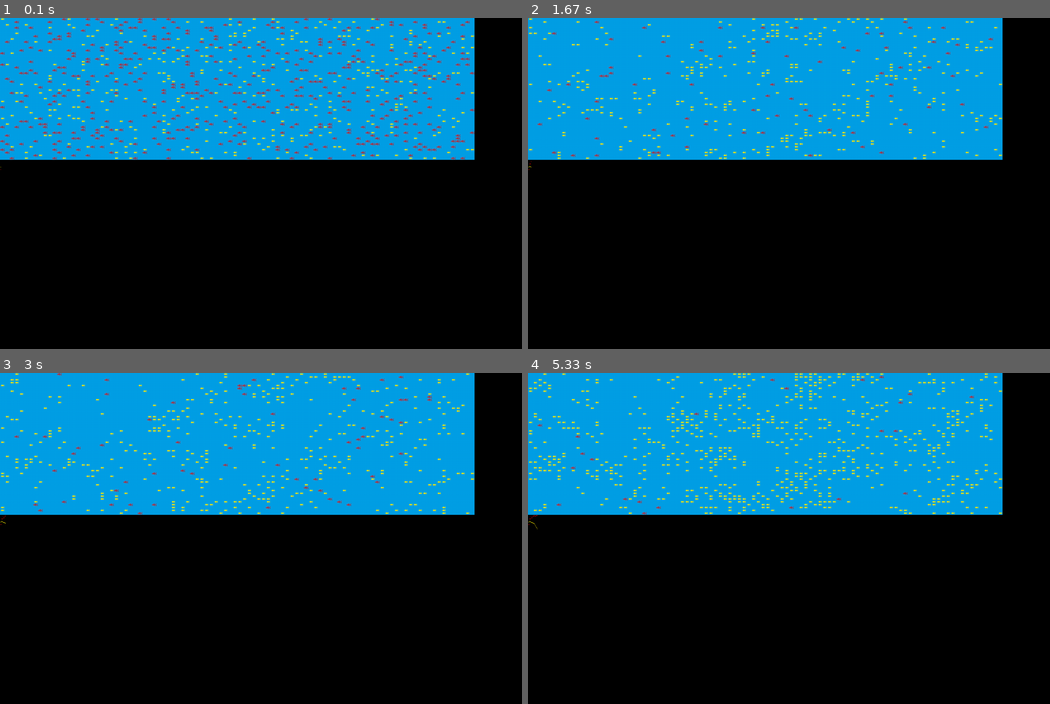
Above: before the commit, frames 1-4 (two rows, left to right).
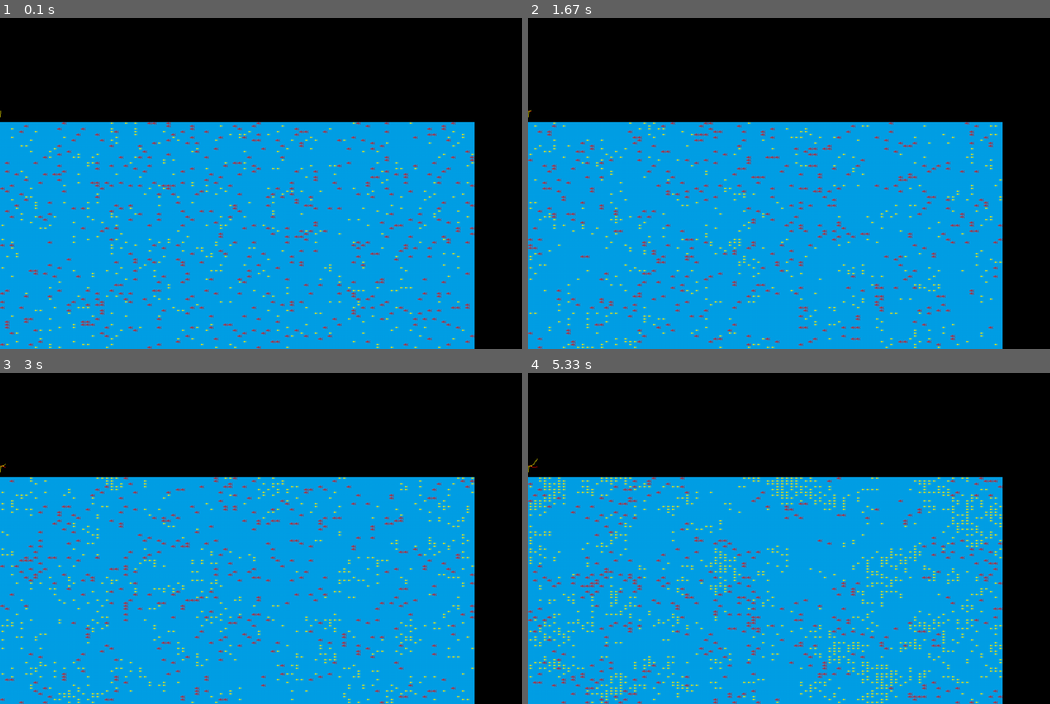
Above: after the commit, the same moments.

Repository: thydungeonsean/pygame-challenges
Game: pygame game, started from wa-tor.py
Two runs of this game, one before a commit and one after it. Both use one fixed random seed, a clock stepped at 60 frames per second and the inputs below. The source is Python 2; it was converted automatically to run under Python 3.
Inputs:
- Up to frame 1 (0.1 s): no input
- Up to frame 2 (1.67 s): tap Space at 0.33, 0.73, 1.03, 1.23 s
- Up to frame 3 (3 s): tap Space at 1.72, 2.32, 2.88 s
- Up to frame 4 (5.33 s): tap Space at 3.5, 4.08, 4.67 s

The runs differ from the first frame. In frame 1, 83% of the frame differs, in the area x 0-91%, y 0-100%; in frame 2, 82%; in frame 3, 82%; in frame 4, 83%.

Commit message:
changing stats

Diff:
--- a/wa-tor.py
+++ b/wa-tor.py
@@ -20,10 +20,11 @@
 
 class Wa_Tor(object):
 
-    def __init__(self, w=100, h=50, fish=500, sharks=500, use_image=True):
+    def __init__(self, w=100, h=80, fish=500, sharks=500, use_image=True):
 
         self.w = w
         self.h = h
+        self.max_fish = self.w * self.h
 
         self.map = [[0 for y in range(self.h)] for x in range(self.w)]
 
@@ -45,6 +46,7 @@
 
         self.image = pygame.Surface((self.w*self.tile_w, self.h*self.tile_h))
         self.rect = self.image.get_rect()
+        self.rect.bottomleft = (0, SCREENHEIGHT)
         self.image.fill(WATER)
         self.image = self.image.convert()
 
@@ -54,10 +56,10 @@
 
         self.graph = Graph(self)
 
-        self.fish_grow_threshold = 10
-        self.fish_energy = 3
-        self.shark_grow_threshold = 8
-        self.shark_energy_cap = 10
+        self.fish_grow_threshold = 5
+        self.fish_energy = 4
+        self.shark_grow_threshold = 5
+        self.shark_energy_cap = None
 
         self.seed_fish()
 
@@ -68,10 +70,6 @@
         for y in range(self.h):
             for x in range(self.w):
                 coords.append((x, y))
-
-        print len(coords)
-        print self.fish,
-        print self.sharks
 
         selection = sample(coords, self.fish+self.sharks)
         fish_coords = selection[:self.fish]
@@ -134,6 +132,15 @@
                     sharks.append((x, y))
                 elif self.is_fish((x, y)):
                     fish.append((x, y))
+
+
+        self.fish = len(fish)
+        self.sharks = len(sharks)
+
+        if self.fish == self.max_fish:
+            self.end()
+        elif self.fish == 0 and self.sharks == 0:
+            self.end()
 
         self.update_fish(fish)
         self.update_sharks(sharks)
@@ -151,7 +158,6 @@
                 self.map[x][y] = 1
                 nx, ny = choice(adj)
                 self.map[nx][ny] = 1
-                self.fish += 1
             else:
                 nx, ny = choice(adj)
                 self.map[nx][ny] = self.map[x][y] + 1
@@ -172,7 +178,6 @@
 
                 new = (new_energy, old[1]+1)
                 self.map[nx][ny] = new
-                self.fish -= 1
 
             elif not adj_fish:  # no food, move instead
                 adj = self.get_free_adj_spot((x, y))
@@ -183,12 +188,10 @@
                 new = (old[0]-1, old[1]+1)
                 if new[0] <= 0:  # out of energy, starve
                     self.map[x][y] = 0
-                    self.sharks -= 1
                     continue
                 self.map[nx][ny] = new
 
             if self.map[nx][ny][1] == self.shark_grow_threshold and (x, y) != (nx, ny):
-                self.sharks += 1
                 self.map[x][y] = (self.fish_energy, 1)
                 post_birth = (new[0], 1)
                 self.map[nx][ny] = post_birth
@@ -231,6 +234,8 @@
 
         return adj
 
+    def end(self):
+        pass
 
 class Graph(object):
 
@@ -242,42 +247,49 @@
         self.shark_data = {}
 
         self.w = self.sim.w * self.sim.tile_w
-        self.h = SCREENHEIGHT - self.sim.h * self.sim.tile_h
+        self.h = SCREENHEIGHT - (self.sim.h * self.sim.tile_h) - 10
+
+        self.max_pixel = float(self.sim.max_fish)
+
+        self.slide = 0
 
         self.image = pygame.Surface((self.w, self.h))
         self.image.fill(BLACK)
         self.image = self.image.convert()
         self.rect = self.image.get_rect()
-        self.rect.topleft = (0, self.sim.h* self.sim.tile_h)
-
-        self.red_dot = pygame.Surface((1, 1))
-        self.red_dot.fill(RED)
-        self.red_dot = self.red_dot.convert()
-        self.dot_rect = self.red_dot.get_rect()
-
-        self.yellow_dot = pygame.Surface((1, 1))
-        self.yellow_dot.fill(YELLOW)
-        self.yellow_dot = self.yellow_dot.convert()
+        self.rect.topleft = (0, 0)
 
     def convert_to_pixel(self, value):
-        c = (value / 10000.0) * self.h
+        c = (value / self.max_pixel) * (self.h-10) * -1 + self.h -1
         return c
 
     def draw_fish(self, chronon):
-        x = chronon
-        y = self.fish_data[chronon]
-        self.dot_rect.topleft = (x, y)
-        self.image.blit(self.yellow_dot, self.dot_rect)
+        x1 = chronon - 1
+        try:
+            y1 = self.fish_data[chronon-1]
+        except KeyError:
+            y1 = self.h
+
+        x2 = chronon
+        y2 = self.fish_data[chronon]
+
+        pygame.draw.line(self.image, YELLOW, (x1, y1), (x2, y2))
 
     def draw_shark(self, chronon):
-        x = chronon
-        y = self.shark_data[chronon]
-        self.dot_rect.topleft = (x, y)
-        self.image.blit(self.red_dot, self.dot_rect)
+        x1 = chronon - 1
+        try:
+            y1 = self.shark_data[chronon-1]
+        except KeyError:
+            y1 = self.h
+
+        x2 = chronon
+        y2 = self.shark_data[chronon]
+
+        pygame.draw.line(self.image, RED, (x1, y1), (x2, y2))
 
     def update(self):
 
-        print "fish: %s, sharks: %s" % (self.sim.fish, self.sim.sharks)
+        # print "fish: %s, sharks: %s" % (self.sim.fish, self.sim.sharks)
 
         self.fish_data[self.sim.chronon] = self.convert_to_pixel(self.sim.fish)
         self.shark_data[self.sim.chronon] = self.convert_to_pixel(self.sim.sharks)
@@ -287,6 +299,10 @@
 
     def draw(self):
         return self.image, self.rect
+
+    def slide_graph(self):
+        new = pygame.Surface((self.w, self.h))
+
 
 
 def draw_demo(screen, sim):
Binary file changed: fish.png
